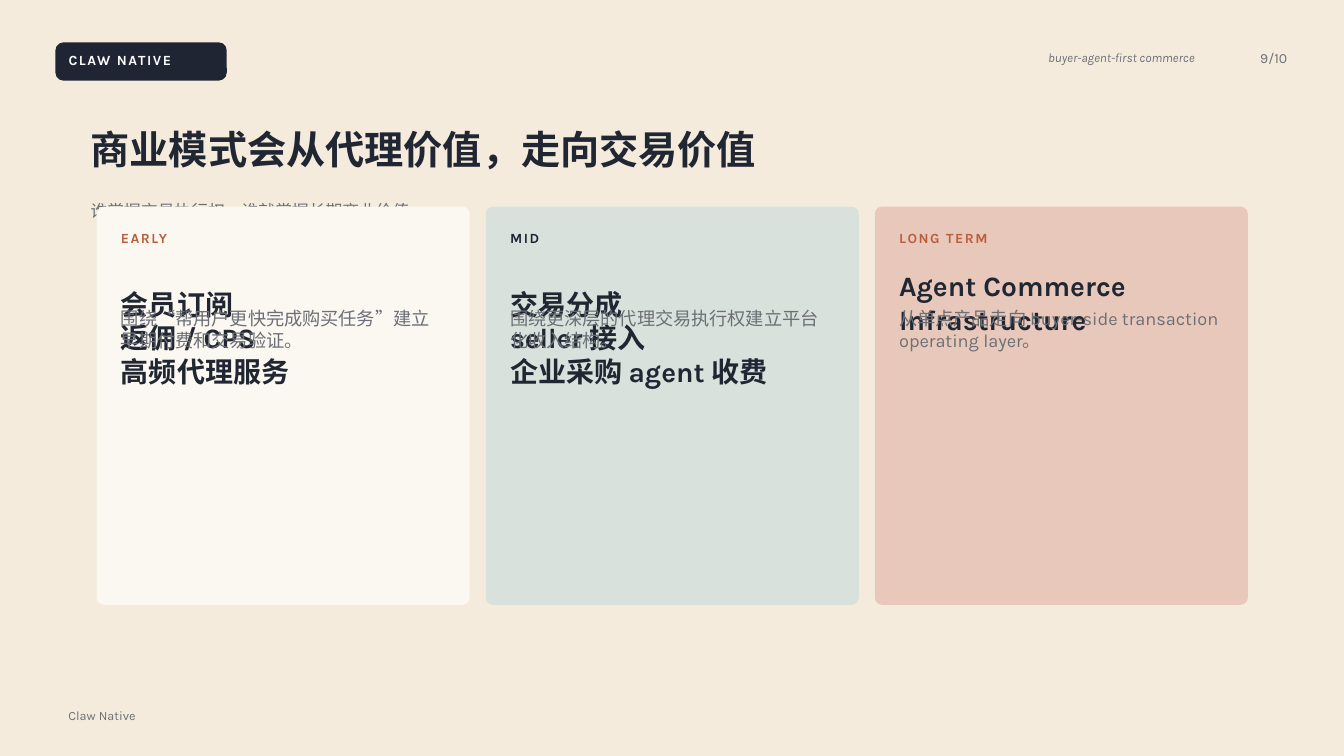
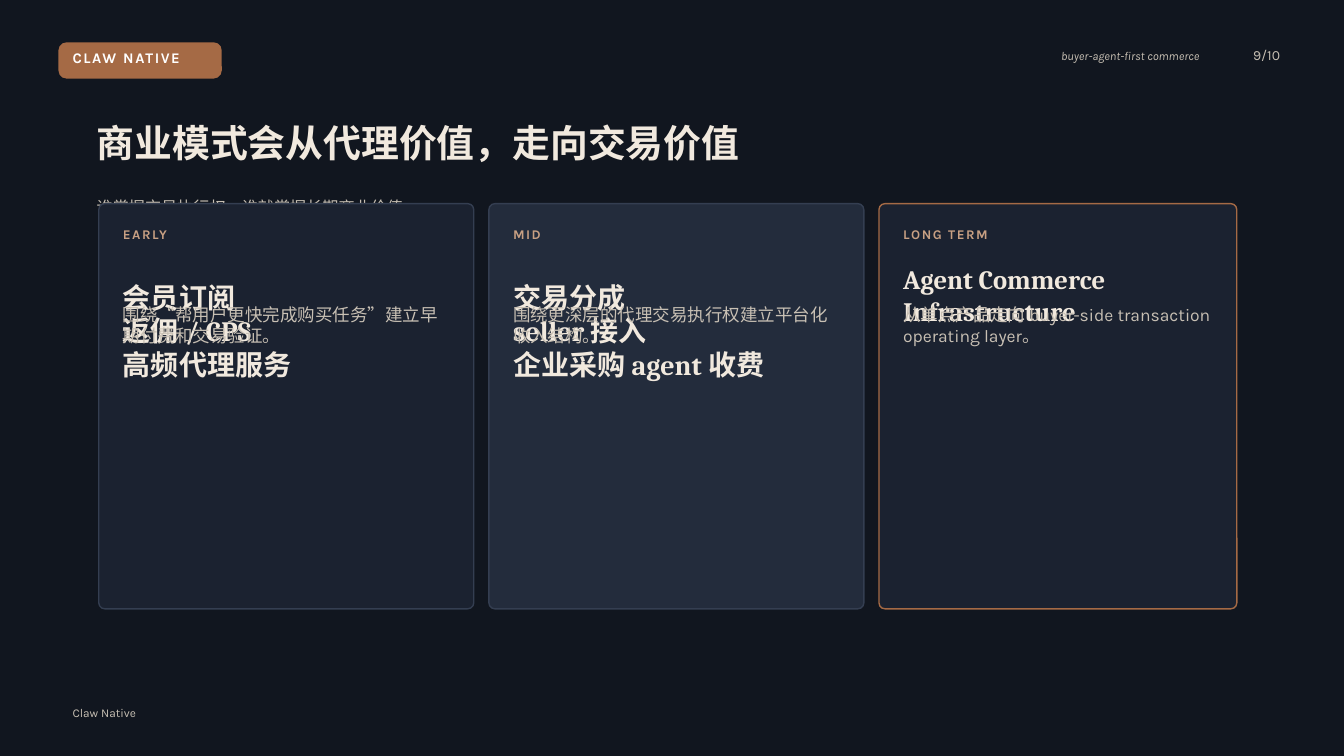
Before and after one commit to itsoso/claw_native_shopping, a slide deck: slide 9 of docs/presentations/2026-03-27-claw-native-commerce-fundraising-deck.pptx. Drawn at 1344x756 pixels with LibreOffice and Linux fonts; fonts in the diff are those of the drawing. Boxes give left, top, right and bottom in pixels: in the first picture for what was removed or moved away, otherwise in the second. Text is boxed around its words. In the diff, an @@ line names an element or a change of style, - is before the commit and + after.

```diff
--- a/docs/presentations/2026-03-27-claw-native-commerce-fundraising-deck.pptx
+++ b/docs/presentations/2026-03-27-claw-native-commerce-fundraising-deck.pptx
@@ background #F4EBDD to #11161F @@
@@ rounded rectangle: place and size @@
-rounded rectangle at (55, 42, 227, 81)
+rounded rectangle at (58, 42, 222, 79)
@@ rounded rectangle at (58, 42, 222, 79): fill #1F2533 to #A56A45; proportions changed @@
@@ text "CLAW NATIVE" at (73, 51, 208, 66): size 10 to 10.5 pt @@
@@ text "buyer-agent-first commerce" at (1061, 52, 1199, 63): size 9 to 8.5 pt, text colour #6C6F75 to #C8C0B4 @@
@@ text "buyer-agent-first commerce": place and size @@
-text "buyer-agent-first commerce" at (1048, 53, 1194, 65)
+text "buyer-agent-first commerce" at (1061, 52, 1199, 63)
@@ text "9/10" at (1253, 50, 1280, 61): text colour #6C6F75 to #C8C0B4 @@
@@ text "商业模式会从代理价值，走向交易价值" at (97, 124, 740, 162): size 28 to 27 pt, font Karla to Cambria, text colour #202632 to #F1E9DE @@
@@ text "谁掌握交易执行权，谁就掌握长期商业价值。" at (97, 199, 419, 206): size 12 to 11.5 pt, text colour #6C6F75 to #C8C0B4 @@
@@ rounded rectangle: place and size @@
-rounded rectangle at (97, 207, 470, 605)
+rounded rectangle at (99, 204, 474, 609)
@@ rounded rectangle at (99, 204, 474, 609): fill #FBF7F1 to #1B2230; outline none to #343E51 1 pt; proportions changed @@
@@ rounded rectangle: place and size @@
-rounded rectangle at (486, 207, 859, 605)
+rounded rectangle at (489, 204, 864, 609)
@@ rounded rectangle at (489, 204, 864, 609): fill #D8E1DB to #232C3C; outline none to #343E51 1 pt; proportions changed @@
@@ rounded rectangle: place and size @@
-rounded rectangle at (875, 207, 1248, 605)
+rounded rectangle at (879, 204, 1237, 609)
@@ rounded rectangle at (879, 204, 1237, 609): fill #E8C8BA to #1B2230; outline none to #A56A45 1 pt; proportions changed @@
@@ text "EARLY" at (123, 226, 450, 242): size 10 to 9.5 pt, text colour #B95E3C to #C8A083 @@
@@ text "MID" at (513, 230, 541, 239): size 10 to 9.5 pt, text colour #1F2533 to #C8A083 @@
@@ text "LONG TERM" at (903, 230, 988, 239): size 10 to 9.5 pt, text colour #B95E3C to #C8A083 @@
@@ text "会员订阅" at (123, 284, 291, 378): font Karla to Cambria, text colour #202632 to #F1E9DE @@
@@ text "交易分成" at (513, 284, 764, 381): font Karla to Cambria, text colour #202632 to #F1E9DE @@
@@ text "Agent Commerce Infrastructure" at (903, 271, 1105, 325): size 20 to 19 pt, font Karla to Cambria, text colour #202632 to #F1E9DE @@
@@ size 13 to 12.5 pt, text colour #6C6F75 to #C8C0B4 in 3 elements at (123, 304, 438, 345), (513, 304, 828, 344), (903, 304, 1211, 347) @@
@@ text "Claw Native" at (73, 709, 136, 717): size 9 to 8.5 pt, text colour #6C6F75 to #C8C0B4 @@
```
Also in this commit, not shown: 9 other slides changed, 1 other file.
